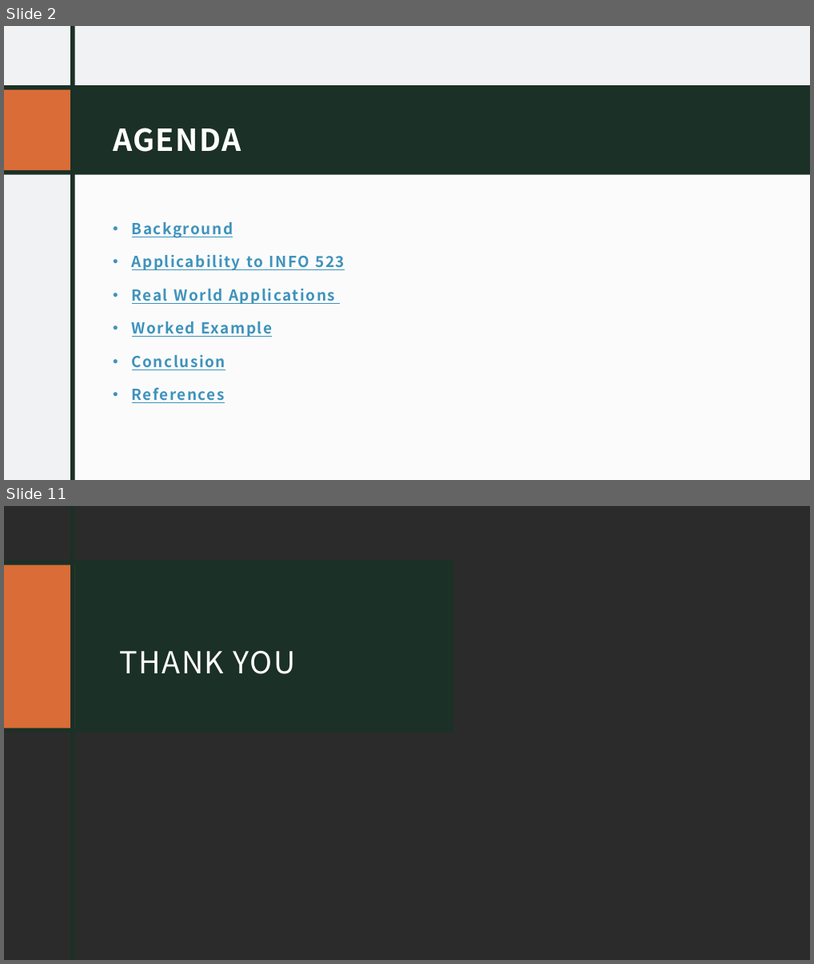
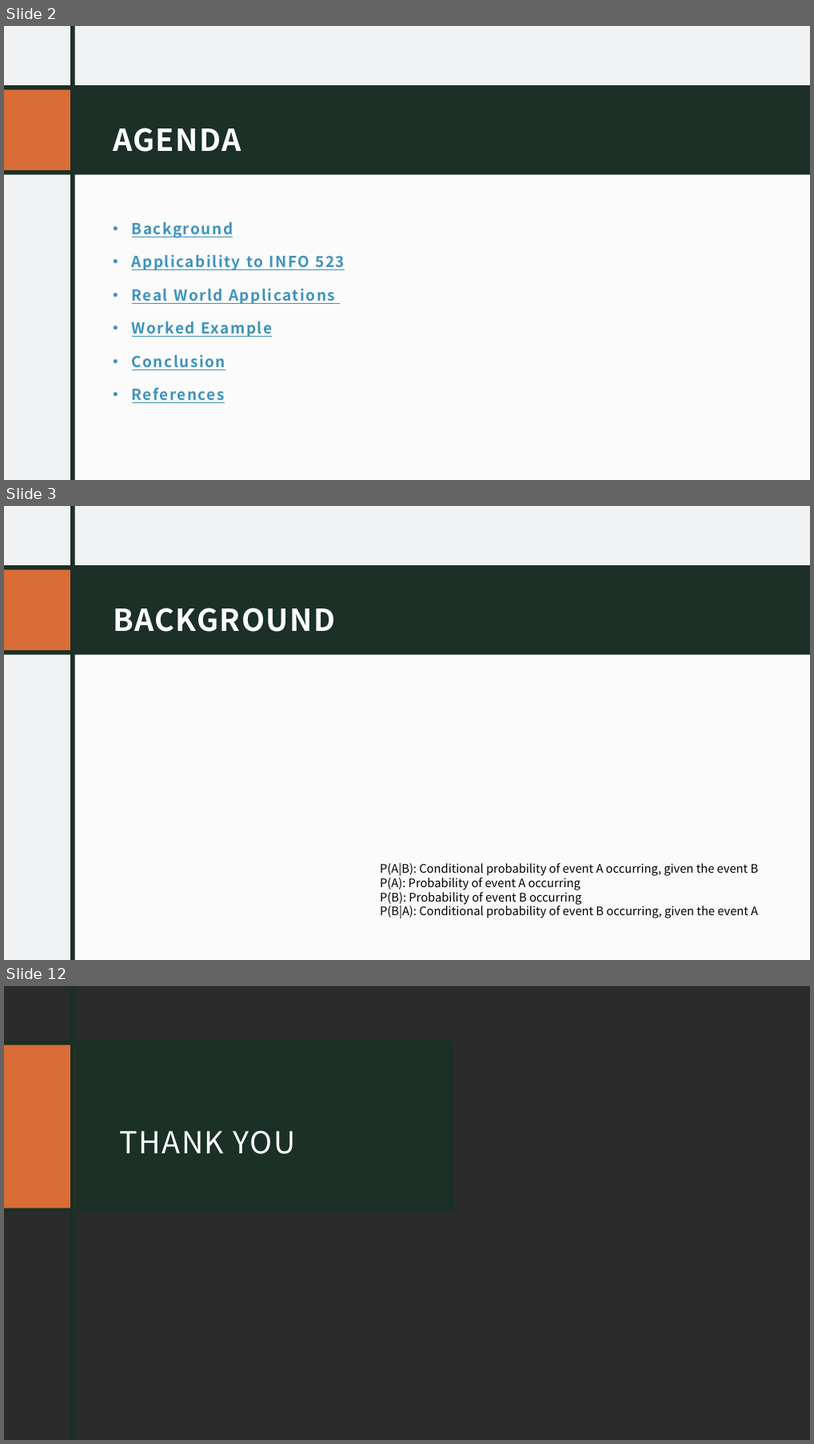
Before and after one commit to bprudil/INFO-523-Final-Project-, a slide deck: Final Presentation .pptx. Shown one above the other, each under a label of ours: slides 2 and 11 before the commit, slides 2, 3 and 12 after it; the slides between them are not shown. The pictures are 814x964 and 814x1444 pixels, drawn with LibreOffice and Linux fonts; fonts in the diff are those of the drawing; grey boxes stand for pictures; background and template pictures are left out; a plain dark background stands for a picture behind light text. Boxes give left, top, right and bottom in pixels: in the first picture for what was removed or moved away, otherwise in the second. Text is boxed around its words. In the diff, an @@ line names an element or a change of style, - is before the commit and + after.

```diff
--- a/Final Presentation .pptx
+++ b/Final Presentation .pptx
@@ slide 3 added at (4, 506, 810, 960), background #F0F2F3; not listed: 2 template elements that a slide beside it also shows @@
@@ rectangle added at (4, 506, 810, 960), fill #F0F2F3 @@
@@ rectangle added at (71, 506, 75, 960), fill #1B3026 @@
@@ rectangle added at (4, 565, 810, 654), fill #1B3026 @@
@@ rectangle added at (4, 569, 70, 650), fill #D96C37 @@
@@ title added at (113, 608, 336, 632), 36 pt, text #FFFFFF, bold @@
+BACKGROUND
@@ rectangle added at (73, 647, 810, 960), fill #FFFFFF at 75% opacity @@
@@ text added at (380, 862, 759, 918), 14 pt, text #000000 @@
+P(A|B): Conditional probability of event A occurring, given the event B
+P(A): Probability of event A occurring
+P(B): Probability of event B occurring
+P(B|A): Conditional probability of event B occurring, given the event A
@@ what was slide 11 is now slide 12 @@
```
Also in this commit, not shown: 7 slides changed, 1 other slide added, 1 slide removed.
